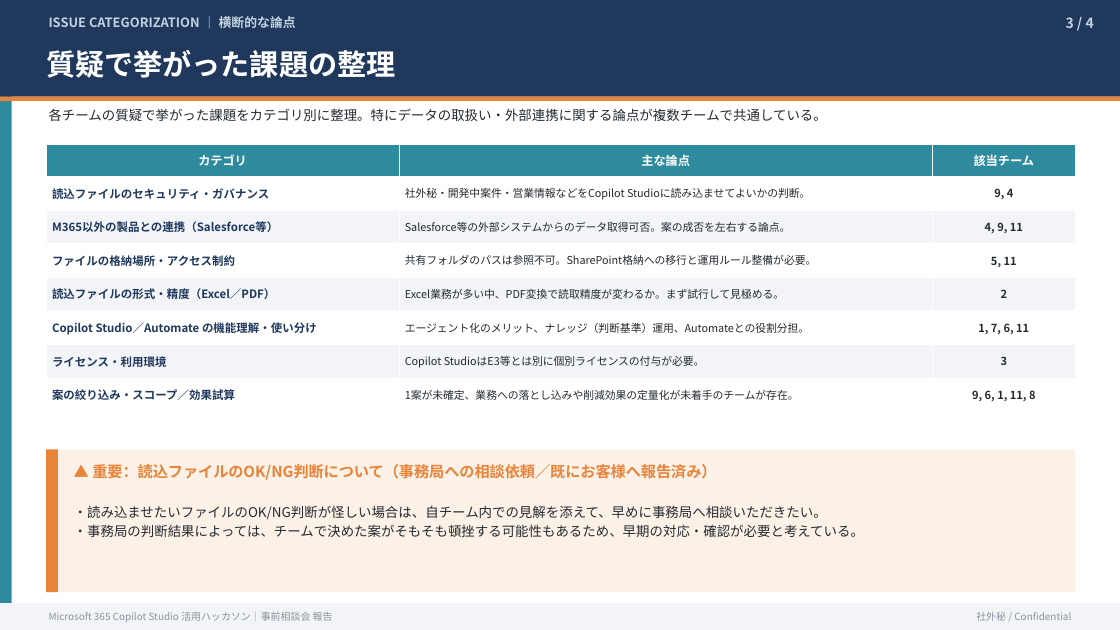
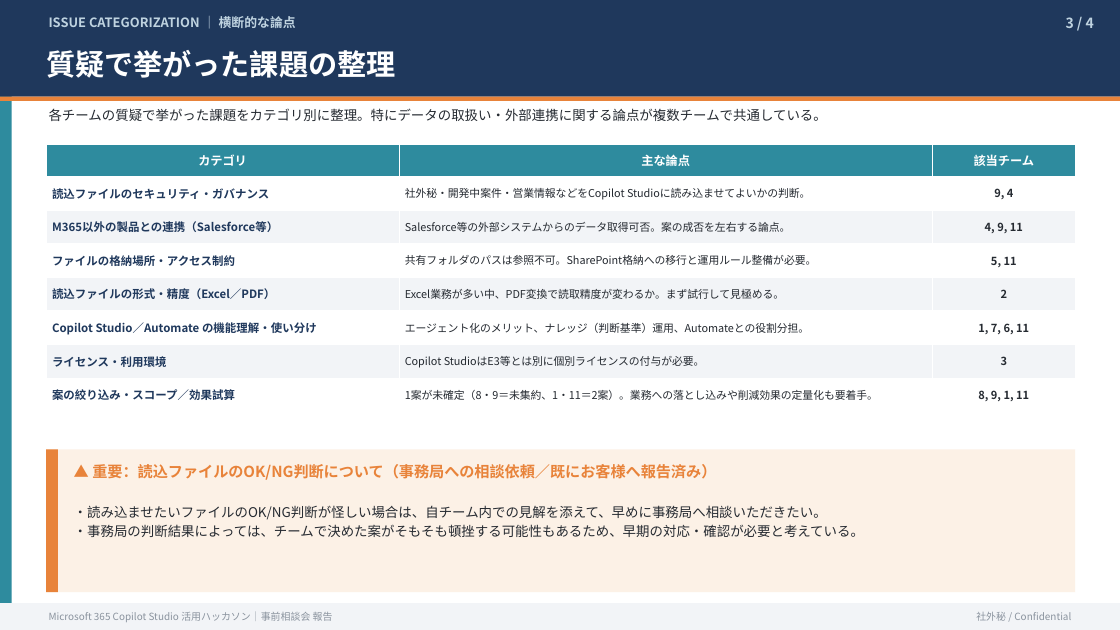
Before and after one commit to takuyanakamura881awc-beep/awc-naka881-repo, a slide deck: slide 3 of reports/CopilotStudio_ハッカソン_事前相談会報告.pptx. Drawn at 1120x630 pixels with LibreOffice and Linux fonts; fonts in the diff are those of the drawing. Boxes give left, top, right and bottom in pixels: in the first picture for what was removed or moved away, otherwise in the second. Text is boxed around its words. In the diff, an @@ line names an element or a change of style, - is before the commit and + after.

```diff
--- a/reports/CopilotStudio_ハッカソン_事前相談会報告.pptx
+++ b/reports/CopilotStudio_ハッカソン_事前相談会報告.pptx
@@ table at [46,145,1075,412] @@
-row 8, column 2: 1案が未確定、業務への落とし込みや削減効果の定量化が未着手のチームが存在。
+row 8, column 2: 1案が未確定（8・9＝未集約、1・11＝2案）。業務への落とし込みや削減効果の定量化も要着手。
-row 8, column 3: 9, 6, 1, 11, 8
+row 8, column 3: 8, 9, 1, 11
```
Also in this commit, not shown: 2 other slides changed, 1 other file.
